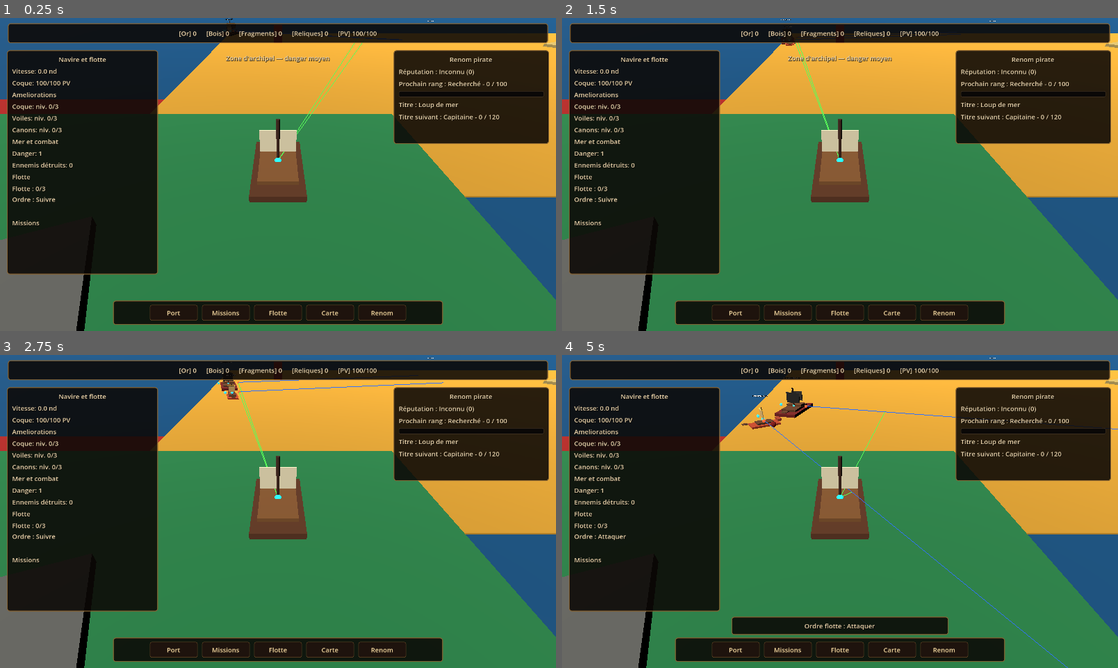
Above: before the commit, frames 1-4 (two rows, left to right).
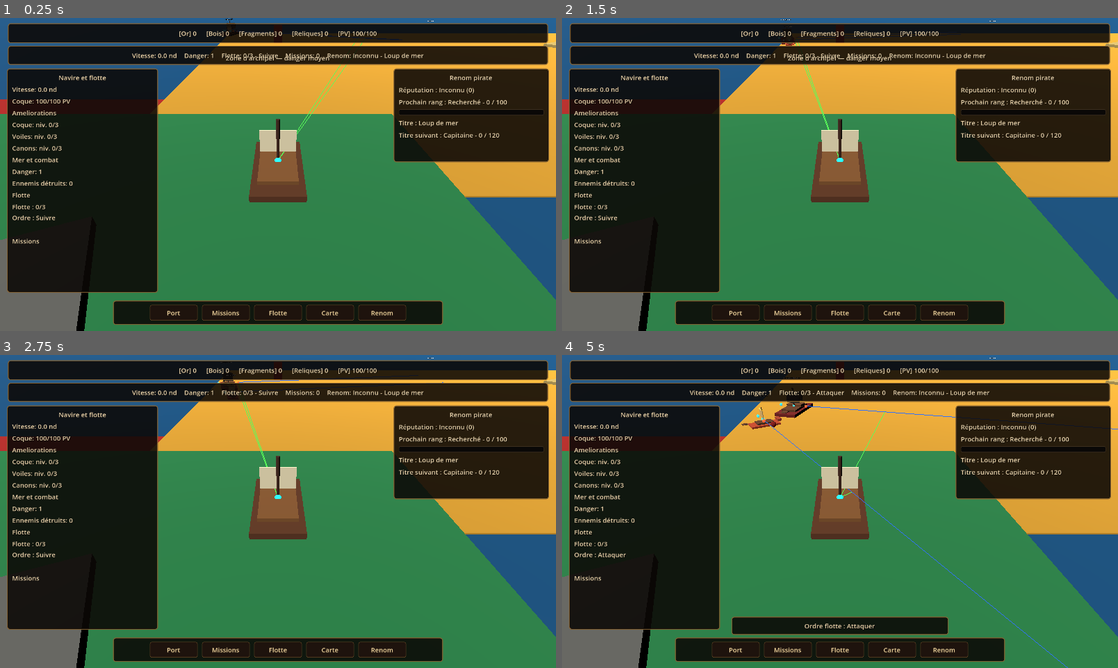
Above: after the commit, the same moments.

Repository: blou132/jeux-pirate
Game: Godot game, scene res://scenes/world/World.tscn
Same seed, same stepped clock (60 frames per second), same inputs: the game is played once before the commit and once after it.
Inputs (mouse positions are in pixels of both pictures, inside the frame that each line leads up to):
- Up to frame 1 (0.25 s): no input
- Up to frame 2 (1.5 s): tap Enter at 0.5 s; move the mouse to (962, 158) at 0.52 s; hold D 0.53-1.25 s; tap R at 0.6 s; click (962, 158) at 0.67 s; drag from (728, 190) to (812, 237) at 1.27 s
- Up to frame 3 (2.75 s): tap Space at 2 s; move the mouse to (333, 442) at 2.02 s; hold D from 2.03 s (still down); hold Q from 2.03 s (still down); click (333, 442) at 2.17 s
- Up to frame 4 (5 s): release D at 2.75 s; release Q at 2.75 s; drag from (812, 574) to (673, 464) at 2.77 s; move the mouse to (1006, 558) at 3.52 s; hold A 3.53-4.25 s; tap G at 3.6 s; click (1006, 558) at 3.67 s; drag from (673, 464) to (756, 433) at 4.27 s

The runs differ from the first frame. In frame 1, 12% of the frame differs, in the area x 1-99%, y 8-88%; in frame 2, 12%; in frame 3, 12%; in frame 4, 12%.

Commit message:
feat: add compact sailing HUD mode

Diff:
--- a/scenes/ui/HUD.tscn
+++ b/scenes/ui/HUD.tscn
@@ -51,12 +51,48 @@
 layout_mode = 2
 text = "[PV] 100/100"
 
+[node name="CompactSailingPanel" type="PanelContainer" parent="HUDRoot"]
+layout_mode = 1
+anchors_preset = 10
+anchor_right = 1.0
+offset_left = 18.0
+offset_top = 64.0
+offset_right = -18.0
+offset_bottom = 108.0
+grow_horizontal = 2
+mouse_filter = 2
+
+[node name="CompactRow" type="HBoxContainer" parent="HUDRoot/CompactSailingPanel"]
+layout_mode = 2
+theme_override_constants/separation = 16
+alignment = 1
+
+[node name="CompactSpeedLabel" type="Label" parent="HUDRoot/CompactSailingPanel/CompactRow"]
+layout_mode = 2
+text = "Vitesse: 0.0 nd"
+
+[node name="CompactDangerLabel" type="Label" parent="HUDRoot/CompactSailingPanel/CompactRow"]
+layout_mode = 2
+text = "Danger: 1"
+
+[node name="CompactFleetLabel" type="Label" parent="HUDRoot/CompactSailingPanel/CompactRow"]
+layout_mode = 2
+text = "Flotte: 0/3 - Suivre"
+
+[node name="CompactQuestLabel" type="Label" parent="HUDRoot/CompactSailingPanel/CompactRow"]
+layout_mode = 2
+text = "Missions: 0"
+
+[node name="CompactReputationLabel" type="Label" parent="HUDRoot/CompactSailingPanel/CompactRow"]
+layout_mode = 2
+text = "Renom: Inconnu - Loup de mer"
+
 [node name="LeftStatusPanel" type="PanelContainer" parent="HUDRoot"]
 layout_mode = 0
 offset_left = 16.0
-offset_top = 74.0
+offset_top = 116.0
 offset_right = 364.0
-offset_bottom = 590.0
+offset_bottom = 632.0
 mouse_filter = 2
 
 [node name="LeftVBox" type="VBoxContainer" parent="HUDRoot/LeftStatusPanel"]
@@ -128,9 +164,9 @@
 anchor_left = 1.0
 anchor_right = 1.0
 offset_left = -374.0
-offset_top = 74.0
+offset_top = 116.0
 offset_right = -16.0
-offset_bottom = 290.0
+offset_bottom = 332.0
 grow_horizontal = 0
 mouse_filter = 2
 
--- a/scripts/ui/HUD.gd
+++ b/scripts/ui/HUD.gd
@@ -7,6 +7,12 @@
 @onready var wood_label: Label = $HUDRoot/TopResourceBar/ResourceRow/WoodLabel
 @onready var map_fragments_label: Label = $HUDRoot/TopResourceBar/ResourceRow/MapFragmentsLabel
 @onready var ancient_relics_label: Label = $HUDRoot/TopResourceBar/ResourceRow/AncientRelicsLabel
+@onready var compact_panel: Control = $HUDRoot/CompactSailingPanel
+@onready var compact_speed_label: Label = $HUDRoot/CompactSailingPanel/CompactRow/CompactSpeedLabel
+@onready var compact_danger_label: Label = $HUDRoot/CompactSailingPanel/CompactRow/CompactDangerLabel
+@onready var compact_fleet_label: Label = $HUDRoot/CompactSailingPanel/CompactRow/CompactFleetLabel
+@onready var compact_quest_label: Label = $HUDRoot/CompactSailingPanel/CompactRow/CompactQuestLabel
+@onready var compact_reputation_label: Label = $HUDRoot/CompactSailingPanel/CompactRow/CompactReputationLabel
 @onready var hull_level_label: Label = $HUDRoot/LeftStatusPanel/LeftVBox/HullLevelLabel
 @onready var sails_level_label: Label = $HUDRoot/LeftStatusPanel/LeftVBox/SailsLevelLabel
 @onready var cannons_level_label: Label = $HUDRoot/LeftStatusPanel/LeftVBox/CannonsLevelLabel
@@ -225,6 +231,7 @@
 		if _fleet_manager.has_method("get_fleet_status_lines"):
 			var fleet_lines: Array = _fleet_manager.get_fleet_status_lines(3)
 			ally_label.text = _join_quest_lines(fleet_lines)
+			_refresh_compact_fleet_label()
 			return
 
 	if _ally_ship == null or not is_instance_valid(_ally_ship):
@@ -251,6 +258,28 @@
 	ally_label.text = "Allié : %s — %d/%d PV" % [ally_name, current_health, max_health]
 
 
+func _refresh_compact_fleet_label() -> void:
+	if _fleet_manager != null and is_instance_valid(_fleet_manager):
+		var fleet_count := 0
+		var max_allies := 3
+		var order_label := "Suivre"
+		if _fleet_manager.has_method("get_fleet_count"):
+			fleet_count = int(_fleet_manager.get_fleet_count())
+		if _fleet_manager.has_method("get_max_allies"):
+			max_allies = int(_fleet_manager.get_max_allies())
+		if _fleet_manager.has_method("get_current_order_label"):
+			order_label = String(_fleet_manager.get_current_order_label())
+
+		compact_fleet_label.text = "Flotte: %d/%d - %s" % [fleet_count, max_allies, order_label]
+		return
+
+	if _ally_ship == null or not is_instance_valid(_ally_ship):
+		compact_fleet_label.text = "Flotte: 0/3 - Suivre"
+		return
+
+	compact_fleet_label.text = "Flotte: 1/3 - Suivre"
+
+
 func _on_health_changed(current_health: int, max_health: int) -> void:
 	health_label.text = "[PV] %d/%d" % [current_health, max_health]
 	ship_health_label.text = "Coque: %d/%d PV" % [current_health, max_health]
@@ -258,6 +287,7 @@
 
 func _on_speed_changed(speed: float) -> void:
 	speed_label.text = "Vitesse: %.1f nd" % absf(speed)
+	compact_speed_label.text = "Vitesse: %.1f nd" % absf(speed)
 
 
 func _connect_game_state() -> void:
@@ -299,6 +329,7 @@
 
 func _on_danger_changed(danger_level: int, enemies_defeated: int) -> void:
 	danger_label.text = "Danger: %d" % danger_level
+	compact_danger_label.text = "Danger: %d" % danger_level
 	enemies_defeated_label.text = "Ennemis détruits: %d" % enemies_defeated
 
 
@@ -369,6 +400,10 @@
 		String(view.get("next_title_name", "Titre maximum")),
 		String(view.get("title_progress_text", "0 / 120")),
 	]
+	compact_reputation_label.text = "Renom: %s - %s" % [
+		String(view.get("rank_name", "Inconnu")),
+		String(view.get("title_name", "Loup de mer")),
+	]
 	_set_reputation_panel_visible(true)
 
 
@@ -513,11 +548,30 @@
 func _refresh_quest_label() -> void:
 	if _quest_system == null:
 		quest_label.visible = false
+		compact_quest_label.text = "Missions: 0"
 		return
 
 	var quest_summary := _get_quest_summary_text()
 	quest_label.text = quest_summary
 	quest_label.visible = not quest_summary.is_empty()
+	_refresh_compact_quest_label(quest_summary)
+
+
+func _refresh_compact_quest_label(quest_summary: String) -> void:
+	if quest_summary.is_empty():
+		compact_quest_label.text = "Missions: 0"
+		return
+
+	var active_count := 0
+	if _quest_system != null and _quest_system.has_method("get_active_quest_count"):
+		active_count = int(_quest_system.get_active_quest_count())
+
+	if active_count > 1:
+		compact_quest_label.text = "Missions: %d actives" % active_count
+		return
+
+	var summary_lines := quest_summary.split("\n", false)
+	compact_quest_label.text = String(summary_lines[0])
 
 
 func _get_quest_summary_text() -> String:
